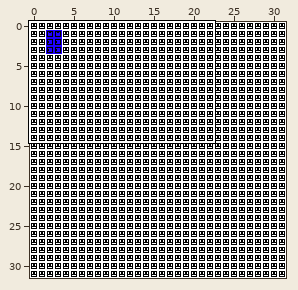
A Tiled map gets an edit: tools/tmx/saves/nexus.tmx. The picture above shows the old version from afar; the outline marks the close-up.
Close-up. The starting point:
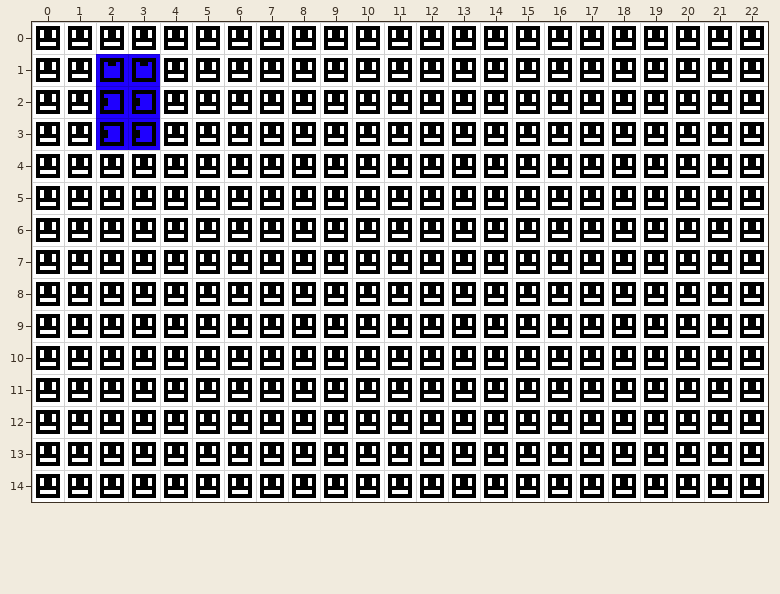
Cells are 8x8 px. Shown: x 0..22, y 0..14.
New version:
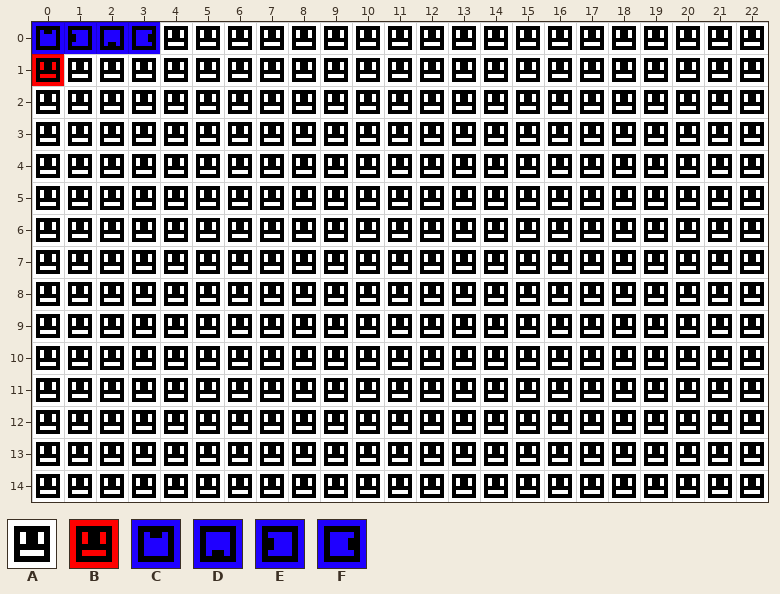
Key: from "nexus": A 0, B 1, C 2, D 2 turned 180, E 2 turned 270, F 2 turned 90.
_ is an empty cell.
Tiles replaced or removed in this view: A, C, E.
Edits made:
Changed rows in their new state; . is an unchanged cell.
Layer "Tile Layer 1":
first column x 0:
 0 CEDF
 1 B.AA
 2 ..AA
 3 ..AA
Boxes around the changes in both close-ups, in picture pixels (x1, y1, x2, y2):
changed: (32, 22, 160, 150)
